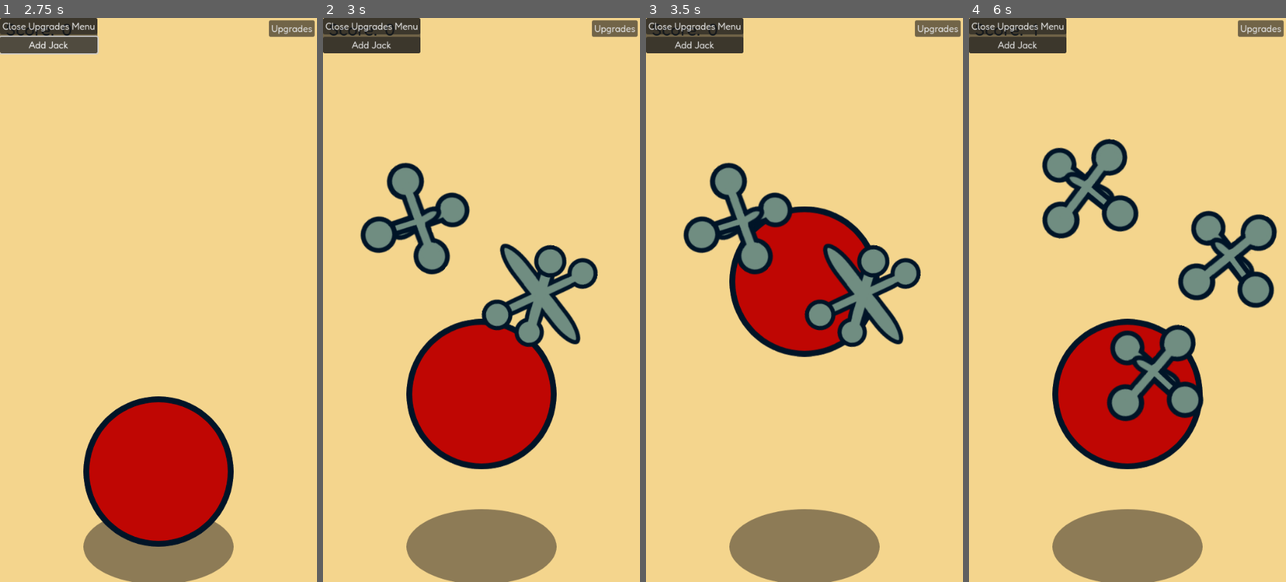
Above: before the commit, frames 1-4 (left to right).
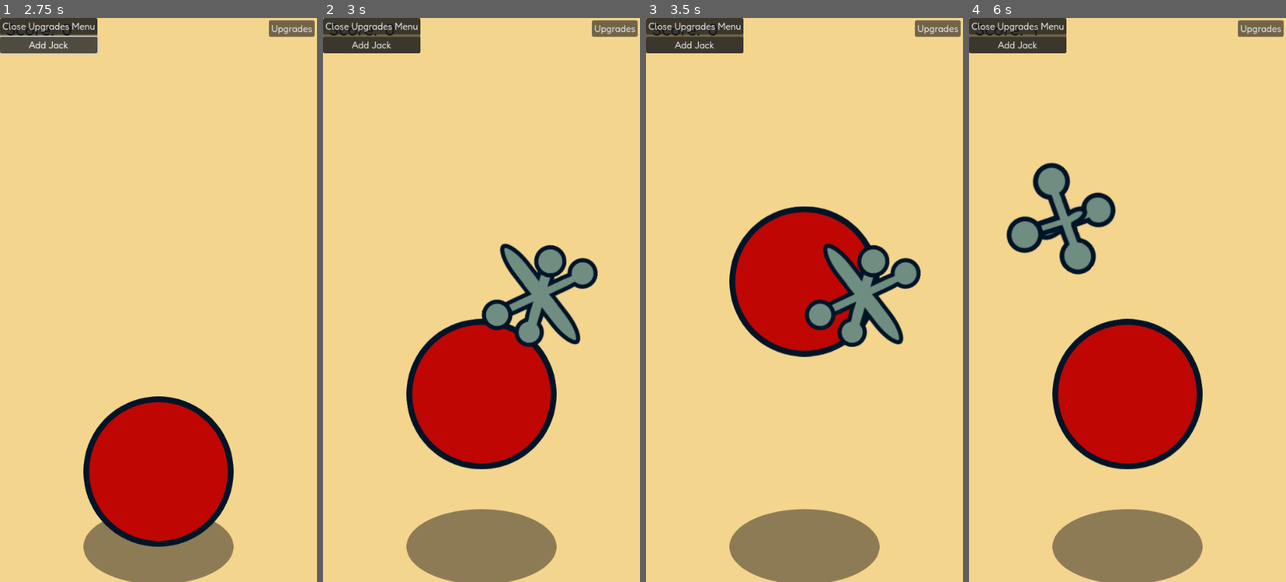
Above: after the commit, the same moments.

Repository: casellner/Idle-Jacks
Game: Godot game, scene res://game.tscn
Same seed, same stepped clock (60 frames per second), same inputs: the game is played once before the commit and once after it.
Inputs (mouse positions are in pixels of both pictures, inside the frame that each line leads up to):
- Up to frame 1 (2.75 s): click (158, 198) at 0.5 s; click "Upgrades" at 1.25 s; click "Add Jack" at 2 s
- Up to frame 2 (3 s): click (481, 469) at 2.75 s
- Up to frame 3 (3.5 s): no input
- Up to frame 4 (6 s): click (1184, 294) at 3.52 s; click "Add Jack" at 4.25 s; click "Upgrades" at 5 s; click (1127, 469) at 5.75 s

Frame 1 is identical in both runs. In frame 2, 3.1% of the frame differs, in the area x 11-47%, y 25-46%; in frame 3, 3.0%; in frame 4, 11%, in the area x 11-98%, y 21-72%.

Commit message:
make the add jack button cost 5 points

Diff:
--- a/Godot/scripts/game.gd
+++ b/Godot/scripts/game.gd
@@ -48,11 +48,7 @@
 # Function: score_jack()
 # Purpose:  This function updates the score and plays the 'jack collected' audio
 func score_jack():
-	score += 1
-
-	# update text label
-	$Score.clear()
-	$Score.add_text(str(score))
+	update_score(1) # add 1 to score
 
 	$AudioStreamPlayer2D.pitch_scale = randf_range(0.9, 1.1)
 	$AudioStreamPlayer2D.play()
@@ -72,7 +68,16 @@
 	$"Upgrades Menu".hide()
 
 func _on_upgrades_menu_add_jack() -> void:
-	num_jacks += 1
+	if (score >= 5):
+		update_score(-5)
+		num_jacks += 1
 
 func _on_upgrades_button_pressed() -> void:
 	$"Upgrades Menu".show()
+
+func update_score(points: int):
+	score += points
+
+	# update text label
+	$Score.clear()
+	$Score.add_text(str(score))
